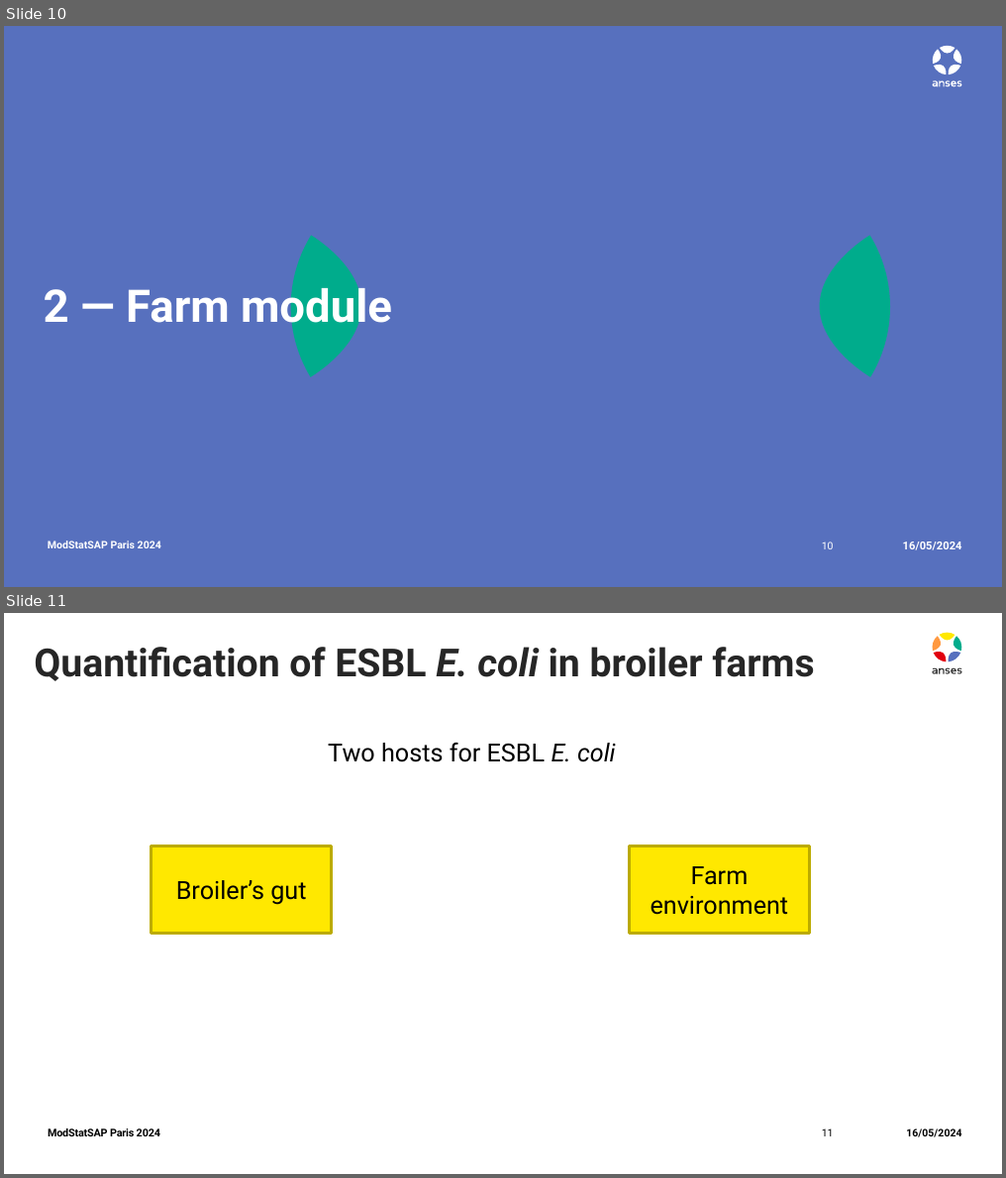
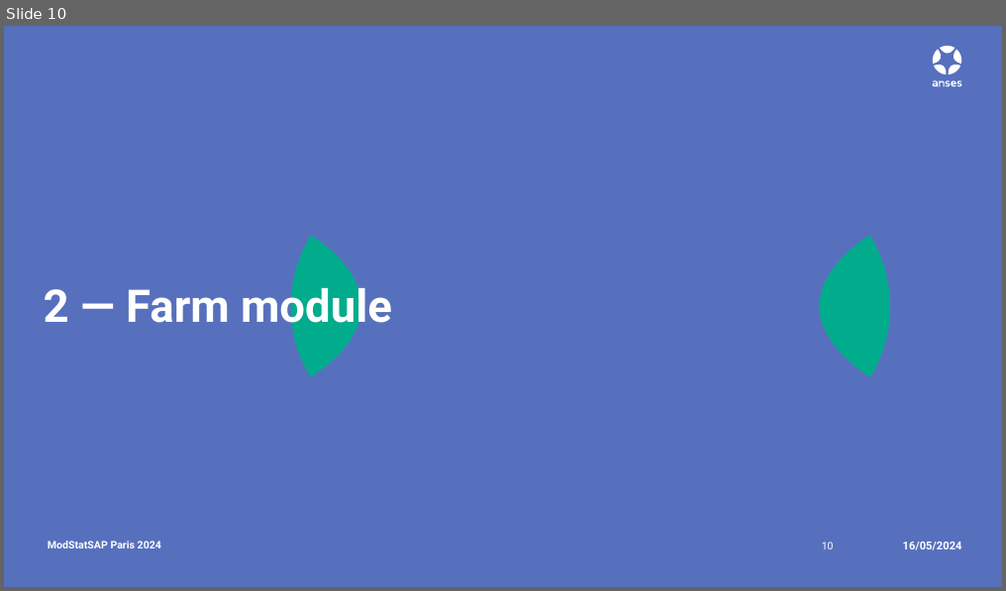
Before and after one commit to ENVIRE-JPIAMR/farm-module, a slide deck: docs/ModStatSAP_sbasak.pptx. Shown one above the other, each under a label of ours: slides 10 and 11 before the commit, slide 10 after it. The pictures are 1006x1178 and 1006x591 pixels, drawn with LibreOffice and Linux fonts; fonts in the diff are those of the drawing. Boxes give left, top, right and bottom in pixels: in the first picture for what was removed or moved away, otherwise in the second. Text is boxed around its words. In the diff, an @@ line names an element or a change of style, - is before the commit and + after.

```diff
--- a/docs/ModStatSAP_sbasak.pptx
+++ b/docs/ModStatSAP_sbasak.pptx
@@ slide 11 removed at (4, 613, 1002, 1174), background #FFFFFF @@
@@ group removed at (932, 633, 962, 673): 10 freeform shapes @@
@@ title removed at (34, 647, 814, 681) @@
-Quantification of ESBL E. coli in broiler farms
@@ text removed at (328, 743, 616, 762) @@
-Two hosts for ESBL E. coli
@@ rectangle removed at (151, 847, 332, 934) @@
-Broiler’s gut
@@ rectangle removed at (629, 847, 809, 934) @@
-Farm environment
@@ text removed at (48, 1129, 160, 1137) @@
-ModStatSAP Paris 2024
@@ page number removed at (822, 1129, 834, 1137) @@
-11
@@ text removed at (906, 1129, 961, 1138) @@
-16/05/2024
```
Also in this commit, not shown: 3 slides changed, 1 other slide removed.
